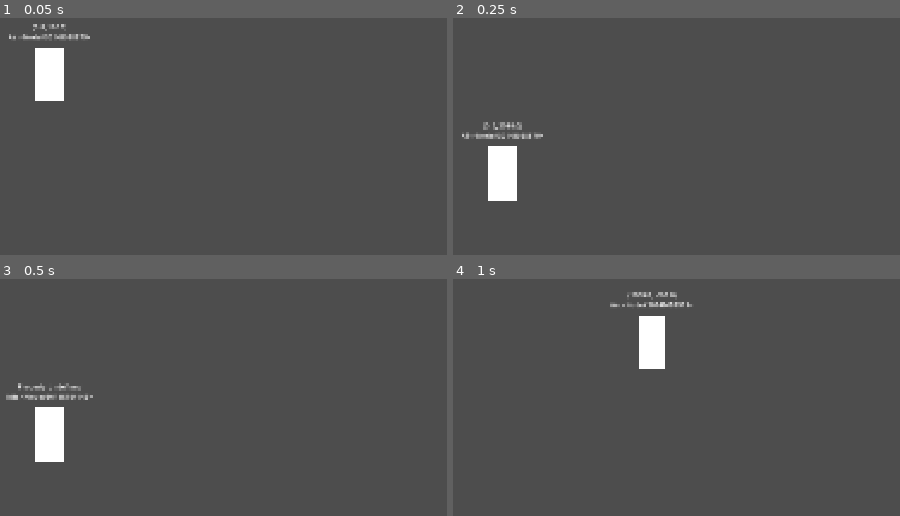
Above: before the commit, frames 1-4 (two rows, left to right).
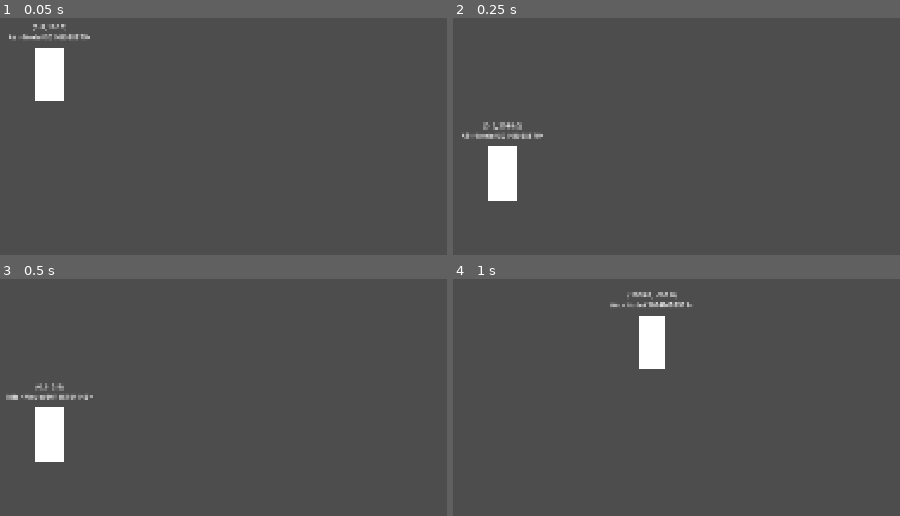
Above: after the commit, the same moments.

Repository: imLymei/YAFG
Game: Godot game, scene res://Scenes/Dev/Dev.tscn
Same seed, same stepped clock (60 frames per second), same inputs: the game is played once before the commit and once after it.
Inputs:
- Up to frame 1 (0.05 s): no input
- Up to frame 2 (0.25 s): no input
- Up to frame 3 (0.5 s): no input
- Up to frame 4 (1 s): tap Enter at 0.5 s; hold D (move_right) from 0.53 s (still down); tap W (jump) at 0.77 s

Frames 1-2 are identical in both runs. In frame 3, 0.2% of the frame differs, in the area x 4-19%, y 43-48%; in frame 4, nothing differs.

Commit message:
fix: not showing falsy values

Diff:
--- a/Components/DebugLabel/DebugLabel.gd
+++ b/Components/DebugLabel/DebugLabel.gd
@@ -9,7 +9,7 @@
 func _process(_delta: float) -> void:
 	var value = target.get(parameter_path)
 
-	if not value:
+	if value == null:
 		text = "Property Undefined"
 	else:
 		text = str(value)
